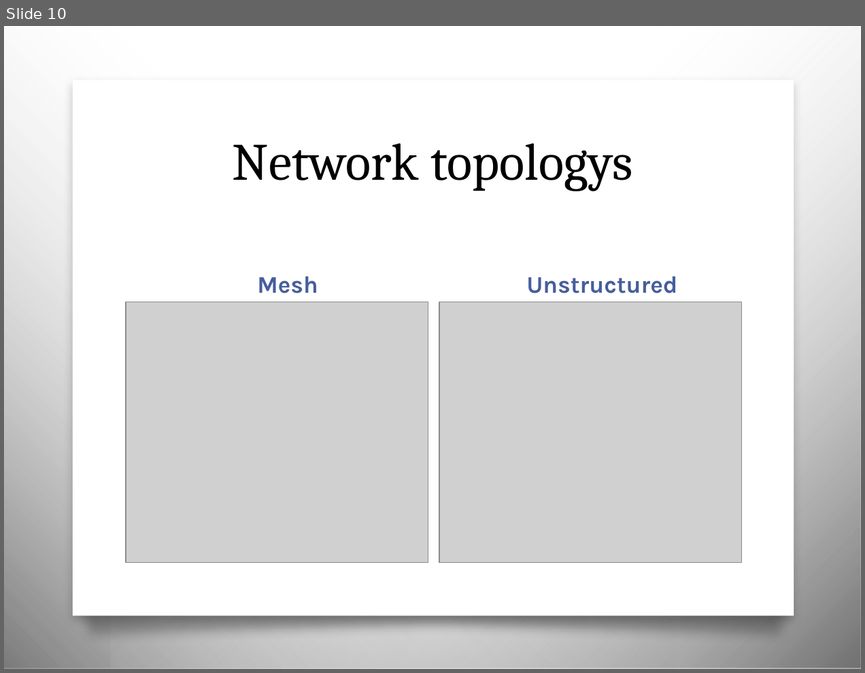
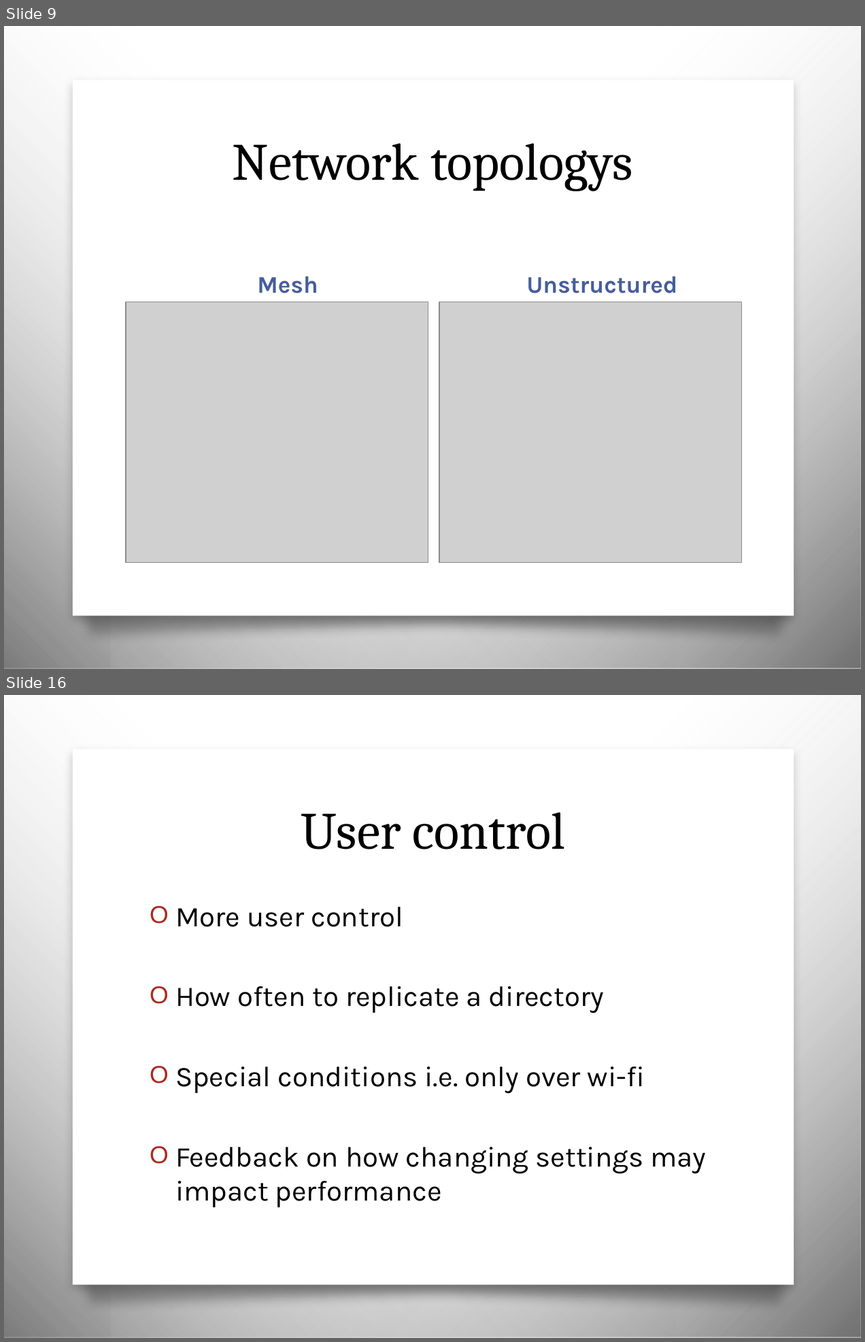
Before and after one commit to ohare/Private-Sync, a slide deck: Presentation/presentation.pptx. Shown one above the other, each under a label of ours: slide 10 before the commit, slides 9 and 16 after it; the slides between them are not shown. The pictures are 865x673 and 865x1342 pixels, drawn with LibreOffice and Linux fonts; fonts in the diff are those of the drawing; grey boxes stand for pictures; background and template pictures are left out. Boxes give left, top, right and bottom in pixels: in the first picture for what was removed or moved away, otherwise in the second. Text is boxed around its words. In the diff, an @@ line names an element or a change of style, - is before the commit and + after.

```diff
--- a/Presentation/presentation.pptx
+++ b/Presentation/presentation.pptx
@@ slide 16 added at [4, 695, 861, 1338], background picture (left out); not listed: 4 template elements that a slide beside it also shows @@
@@ title added at [300, 812, 566, 849], 44 pt, text #000000 @@
+User control
@@ text added at [175, 906, 706, 1207], 24 pt, text #000000 @@
+O More user control
+O How often to replicate a directory
+O Special conditions i.e. only over wi-fi
+O Feedback on how changing settings may impact performance
@@ what was slide 10 is now slide 9 @@
```
Also in this commit, not shown: 5 slides changed, 6 other slides added, 3 slides removed, 3 other files.
